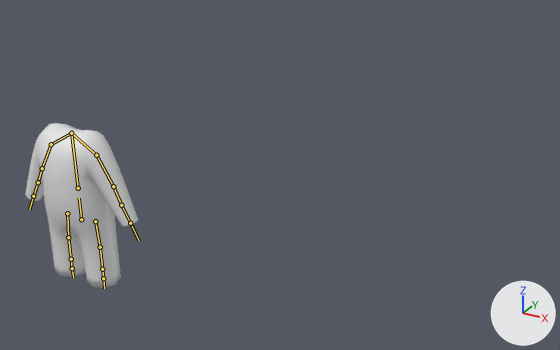
What one commit did to the FBX model Assets/Gameplay/Minions/minion.fbx.
One viewpoint serves both versions: a 50 mm camera at (3.88, -15.86, 7.19) aimed at (-2.75, -3.8, 1.16). Lighting does not change. The marker at lower right points along +X, +Y and +Z. Both versions are drawn at frame 1 of the action 'Idle'; the numbers are the values there. The bones that bend it are drawn over the model as lines.

In view in the first picture: 'Minion'.
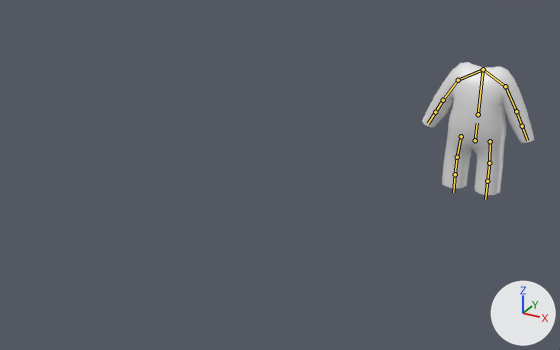
The change in detail:
Object 'Minon Armature' (bone_rig_object) moves from (-4.916, -6.993, -0.005) to (0.0, 0.0, 0.0).

What differs and where, as boxes (x1, y1, x2, y2) in the pictures (560 x 350 px):
'Minion', posed (19% shorter): before (25, 123, 138, 288); after (422, 62, 535, 195)
